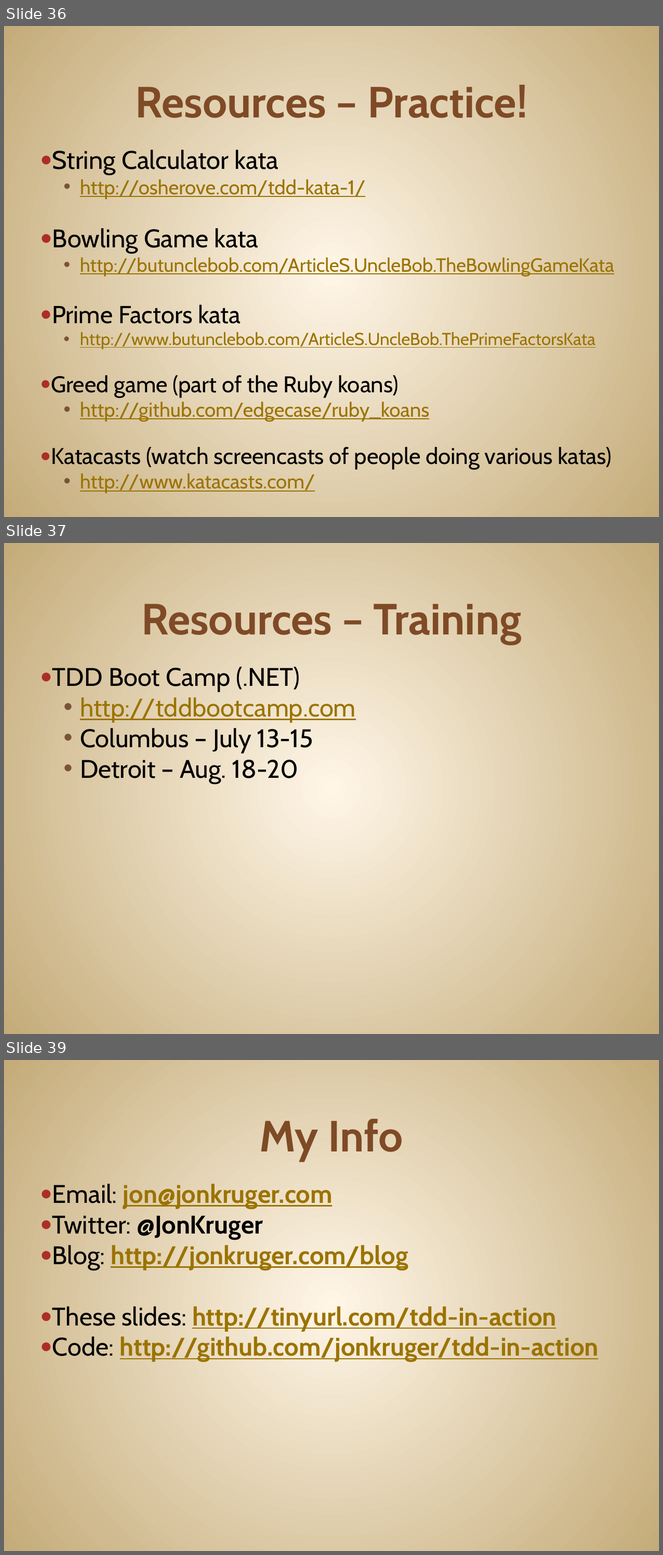
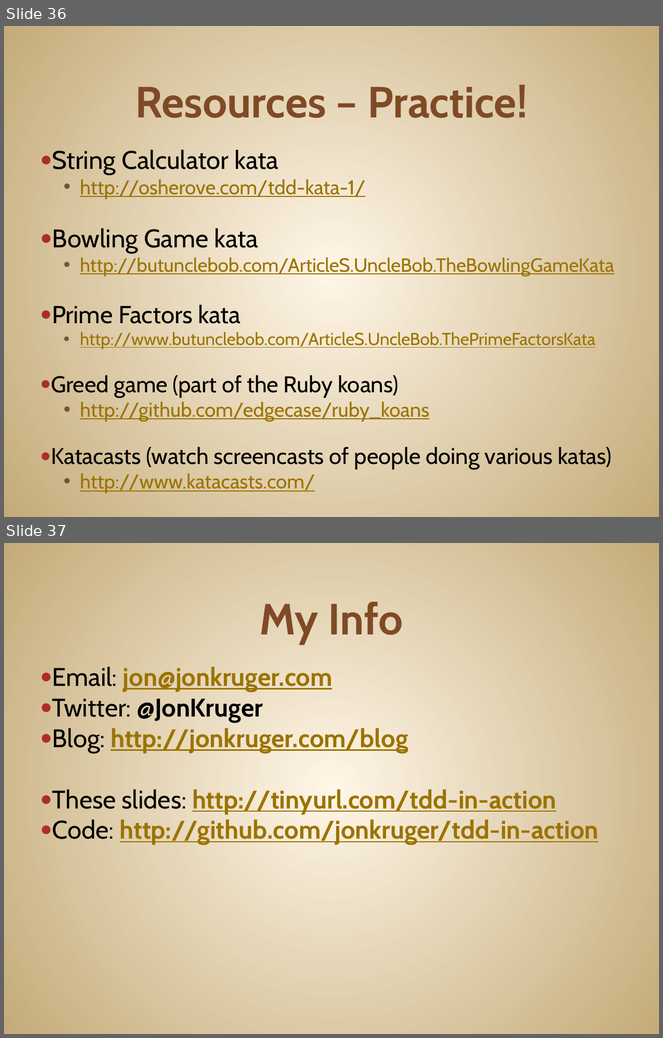
Before and after one commit to JonKruger/TDD-In-Action, a slide deck: TDD In Action - shorter.pptx. Shown one above the other, each under a label of ours: slides 36, 37 and 39 before the commit, slides 36 and 37 after it; the slides between them are not shown. The pictures are 663x1555 and 663x1038 pixels, drawn with LibreOffice and Linux fonts; fonts in the diff are those of the drawing. Boxes give left, top, right and bottom in pixels: in the first picture for what was removed or moved away, otherwise in the second. Text is boxed around its words. In the diff, an @@ line names an element or a change of style, - is before the commit and + after.

```diff
--- a/TDD In Action - shorter.pptx
+++ b/TDD In Action - shorter.pptx
@@ slide 37 removed at (4,543,659,1034), background gradient #FFF7E8 to #C4AA7A @@
@@ title removed at (141,604,522,644) @@
-Resources – Training
@@ text removed at (52,667,356,784) @@
-● TDD Boot Camp (.NET)
-  • http://tddbootcamp.com
-  • Columbus – July 13-15
-  • Detroit – Aug. 18-20
@@ what was slide 39 is now slide 37 @@
```
Also in this commit, not shown: 1 slide changed, 1 other slide removed, 1 other file.
